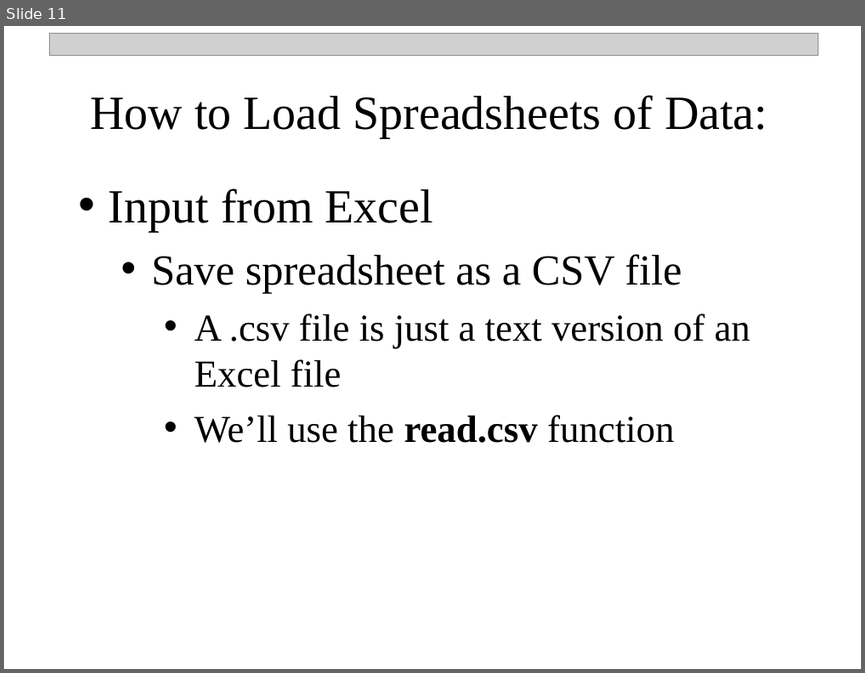
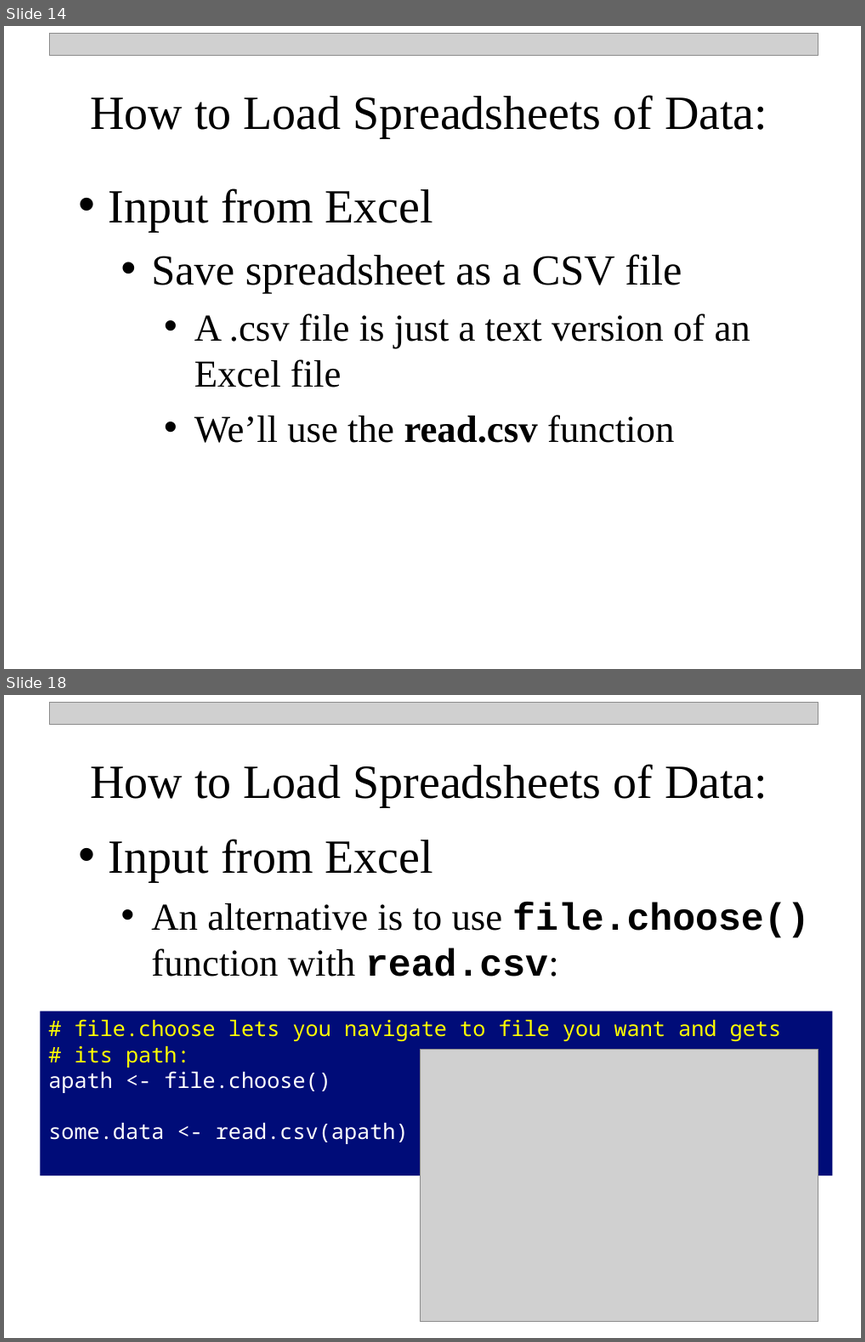
Before and after one commit to npetraco/Rworkshop, a slide deck: notes/two_day/day_1.pptx. Shown one above the other, each under a label of ours: slide 11 before the commit, slides 14 and 18 after it; the slides between them are not shown. The pictures are 865x673 and 865x1342 pixels, drawn with LibreOffice and Linux fonts; fonts in the diff are those of the drawing; grey boxes stand for pictures. Boxes give left, top, right and bottom in pixels: in the first picture for what was removed or moved away, otherwise in the second. Text is boxed around its words. In the diff, an @@ line names an element or a change of style, - is before the commit and + after.

```diff
--- a/notes/two_day/day_1.pptx
+++ b/notes/two_day/day_1.pptx
@@ slide 18 added at (4, 695, 861, 1338), background #FFFFFF @@
@@ picture added at (49, 702, 818, 724) @@
@@ text added at (90, 764, 767, 806), 40 pt, text #000000 @@
+How to Load Spreadsheets of Data:
@@ text added at (109, 839, 809, 976), 32 pt, text #000000 @@
+  • Input from Excel
+    • An alternative is to use file.choose() function with read.csv:
@@ rectangle added at (40, 1011, 833, 1175), fill #000C78, 18 pt, text #FFFF00 @@
+# file.choose lets you navigate to file you want and gets
+# its path:
+apath <- file.choose()
+some.data <- read.csv(apath)
@@ picture added at (420, 1049, 818, 1321) @@
@@ what was slide 11 is now slide 14 @@
```
Also in this commit, not shown: 7 slides changed, 2 other slides added, 4 other files.
